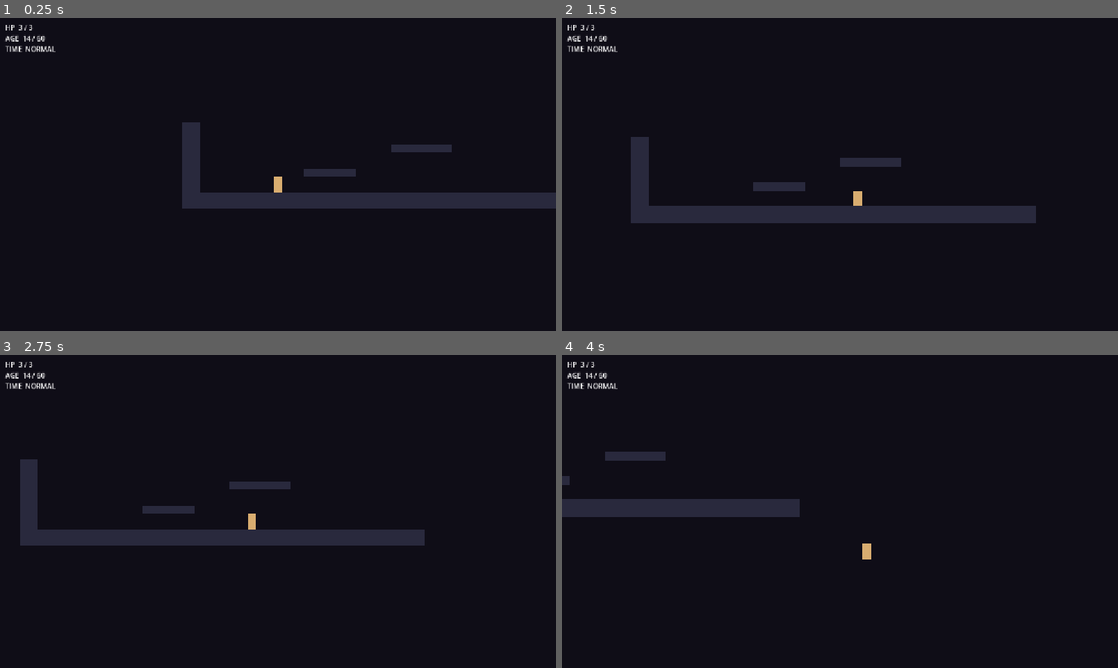
Above: before the commit, frames 1-4 (two rows, left to right).
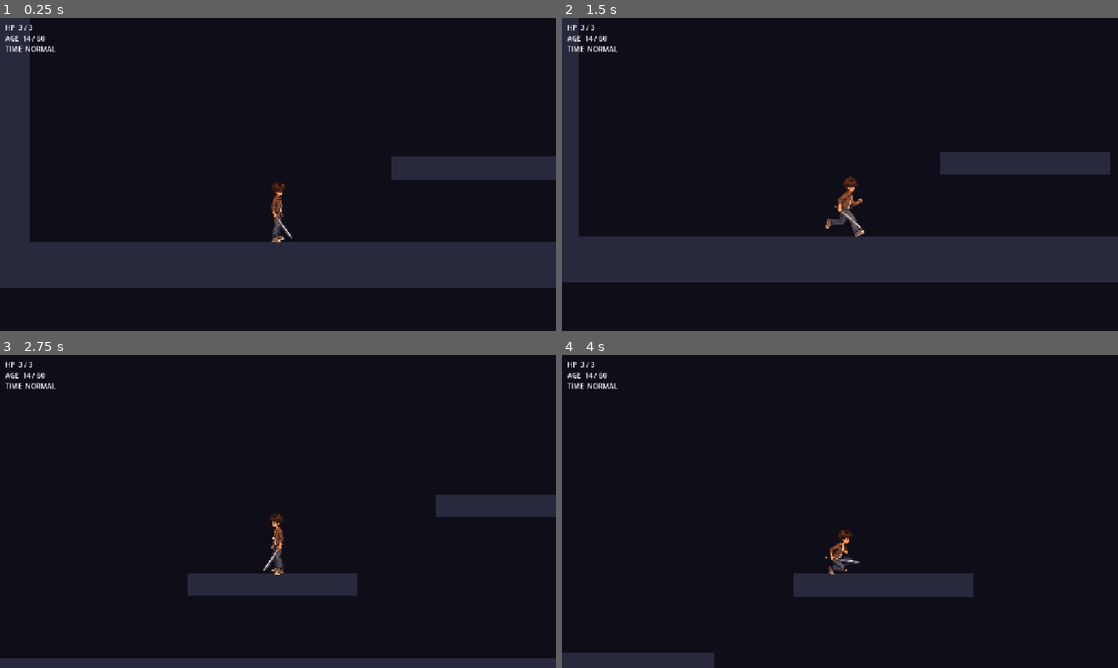
Above: after the commit, the same moments.

Repository: Zeyadzahran/years-to-spare
Game: Godot game, scene res://src/levels/test_level.tscn
Same seed, same stepped clock (60 frames per second), same inputs: the game is played once before the commit and once after it.
Inputs:
- Up to frame 1 (0.25 s): no input
- Up to frame 2 (1.5 s): hold S (crouch) 0.53-1.28 s; hold D (move_right) from 0.53 s (still down); tap J (attack) at 0.6 s; tap Space (jump) at 0.77 s; tap S (crouch) at 1.35 s
- Up to frame 3 (2.75 s): tap Space (jump) at 1.52 s; tap J (attack) at 1.55, 2.1 s; release D (move_right) at 2.03 s; hold A (move_left) from 2.03 s (still down); hold S (crouch) from 2.03 s (still down)
- Up to frame 4 (4 s): release A (move_left) at 2.78 s; release S (crouch) at 2.78 s; hold D (move_right) from 2.78 s (still down); tap S (crouch) at 2.85 s; tap Space (jump) at 3.02, 3.77 s; tap J (attack) at 3.05 s; hold S (crouch) from 3.53 s (still down); tap E (time_rewind) at 3.6 s

The runs differ from the first frame. In frame 1, 26% of the frame differs, in the area x 0-100%, y 0-87%; in frame 2, 25%; in frame 3, 12%; in frame 4, 7.0%.

Commit message:
player animation, attack and crouch states

Diff:
--- a/src/actors/enemy/enemy.tscn
+++ b/src/actors/enemy/enemy.tscn
@@ -1,7 +1,7 @@
-[gd_scene load_steps=4 format=3]
+[gd_scene format=3 uid="uid://dfaoxmc0jcug1"]
 
-[ext_resource type="Script" path="res://src/actors/enemy/enemy.gd" id="1_enemy"]
-[ext_resource type="Script" path="res://src/components/health_component.gd" id="2_health"]
+[ext_resource type="Script" uid="uid://7vp55m0ln22g" path="res://src/actors/enemy/enemy.gd" id="1_enemy"]
+[ext_resource type="Script" uid="uid://dp3hvo5k6qq50" path="res://src/components/health_component.gd" id="2_health"]
 
 [sub_resource type="RectangleShape2D" id="RectangleShape2D_body"]
 size = Vector2(22, 32)
--- a/src/actors/player/player.tscn
+++ b/src/actors/player/player.tscn
@@ -1,56 +1,67 @@
-[gd_scene load_steps=10 format=3]
+[gd_scene format=3 uid="uid://s4thn3454mp1"]
 
-[ext_resource type="Script" path="res://src/actors/player/player.gd" id="1_player"]
-[ext_resource type="Script" path="res://src/components/health_component.gd" id="2_health"]
-[ext_resource type="Script" path="res://src/components/age_component.gd" id="3_age"]
-[ext_resource type="Script" path="res://src/components/time_powers.gd" id="4_powers"]
-[ext_resource type="Script" path="res://src/core/state_machine.gd" id="5_machine"]
-[ext_resource type="Script" path="res://src/actors/player/states/idle_state.gd" id="6_idle"]
-[ext_resource type="Script" path="res://src/actors/player/states/move_state.gd" id="7_move"]
-[ext_resource type="Script" path="res://src/actors/player/states/air_state.gd" id="8_air"]
+[ext_resource type="Script" uid="uid://cfwx6e6ysuwxx" path="res://src/actors/player/player.gd" id="1_player"]
+[ext_resource type="Script" uid="uid://dp3hvo5k6qq50" path="res://src/components/health_component.gd" id="2_health"]
+[ext_resource type="Script" uid="uid://ugi5x5g3yjj5" path="res://src/components/age_component.gd" id="3_age"]
+[ext_resource type="Script" uid="uid://h6csol6q72yo" path="res://src/components/time_powers.gd" id="4_powers"]
+[ext_resource type="Script" uid="uid://dmaqf71oqcb33" path="res://src/core/state_machine.gd" id="5_machine"]
+[ext_resource type="Script" uid="uid://dwc1n52enlk78" path="res://src/actors/player/states/idle_state.gd" id="6_idle"]
+[ext_resource type="Script" uid="uid://p7j5dkl4ptf0" path="res://src/actors/player/states/move_state.gd" id="7_move"]
+[ext_resource type="Script" uid="uid://bj6ur4t1ru6x" path="res://src/actors/player/states/air_state.gd" id="8_air"]
+[ext_resource type="SpriteFrames" uid="uid://dxem2db0sxkss" path="res://src/actors/player/player_frames.tres" id="9_frames"]
+[ext_resource type="Script" uid="uid://dqlo34sw5o0i2" path="res://src/actors/player/player_animator.gd" id="10_animator"]
+[ext_resource type="Script" uid="uid://bny61eosmvjrb" path="res://src/actors/player/states/attack_state.gd" id="11_mfqm3"]
+[ext_resource type="Script" uid="uid://b6frbrnnc6m3v" path="res://src/actors/player/states/crouch_state.gd" id="12_yq53s"]
 
 [sub_resource type="RectangleShape2D" id="RectangleShape2D_body"]
-size = Vector2(20, 34)
+size = Vector2(36, 100)
 
-[node name="Player" type="CharacterBody2D"]
+[node name="Player" type="CharacterBody2D" unique_id=1426104633]
 collision_layer = 2
-collision_mask = 1
 script = ExtResource("1_player")
 
-[node name="Shape" type="CollisionShape2D" parent="."]
-position = Vector2(0, -17)
+[node name="Shape" type="CollisionShape2D" parent="." unique_id=1754253299]
+position = Vector2(0, -50)
 shape = SubResource("RectangleShape2D_body")
 
-[node name="Placeholder" type="ColorRect" parent="."]
-offset_left = -10.0
-offset_top = -34.0
-offset_right = 10.0
-offset_bottom = 0.0
-color = Color(0.85, 0.68, 0.44, 1)
+[node name="Sprite" type="AnimatedSprite2D" parent="." unique_id=897708578]
+scale = Vector2(0.45, 0.45)
+sprite_frames = ExtResource("9_frames")
+animation = &"idle"
+autoplay = "idle"
+offset = Vector2(0, -120)
+script = ExtResource("10_animator")
 
-[node name="Health" type="Node" parent="."]
+[node name="Health" type="Node" parent="." unique_id=1673311975]
 script = ExtResource("2_health")
 
-[node name="Age" type="Node" parent="."]
+[node name="Age" type="Node" parent="." unique_id=203420279]
 script = ExtResource("3_age")
 
-[node name="TimePowers" type="Node" parent="."]
+[node name="TimePowers" type="Node" parent="." unique_id=293533504]
 script = ExtResource("4_powers")
 age = NodePath("../Age")
 
-[node name="StateMachine" type="Node" parent="."]
+[node name="StateMachine" type="Node" parent="." unique_id=437554025]
 script = ExtResource("5_machine")
 
-[node name="Idle" type="Node" parent="StateMachine"]
+[node name="Idle" type="Node" parent="StateMachine" unique_id=1236453069]
 script = ExtResource("6_idle")
 
-[node name="Move" type="Node" parent="StateMachine"]
+[node name="Move" type="Node" parent="StateMachine" unique_id=947674479]
 script = ExtResource("7_move")
 
-[node name="Air" type="Node" parent="StateMachine"]
+[node name="Air" type="Node" parent="StateMachine" unique_id=129870146]
 script = ExtResource("8_air")
 
-[node name="Camera2D" type="Camera2D" parent="."]
-position = Vector2(0, -40)
+[node name="Attack" type="Node" parent="StateMachine" unique_id=1085493394]
+script = ExtResource("11_mfqm3")
+
+[node name="Crouch" type="Node" parent="StateMachine" unique_id=2050269905]
+script = ExtResource("12_yq53s")
+
+[node name="Camera2D" type="Camera2D" parent="." unique_id=2118849440]
+position = Vector2(0, -110)
+zoom = Vector2(1.3, 1.3)
 position_smoothing_enabled = true
 position_smoothing_speed = 8.0
--- /dev/null
+++ b/src/actors/player/player_animator.gd
@@ -0,0 +1,33 @@
+class_name PlayerAnimator
+extends AnimatedSprite2D
+## Maps player states to clips and flips the sprite, so the states stay about
+## movement and never mention an animation name.
+##
+## A state with no entry here keeps whatever is playing.
+
+const STATE_CLIPS := {
+	&"Idle": &"idle",
+	&"Move": &"run",
+	&"Attack": &"attack",
+	&"Crouch": &"crouch",
+}
+
+## Defaults assume this node sits under the Player alongside its StateMachine.
+@export var state_machine_path: NodePath = ^"../StateMachine"
+
+@onready var player: Player = get_parent() as Player
+@onready var states: StateMachine = get_node(state_machine_path) as StateMachine
+
+func _ready() -> void:
+	states.state_changed.connect(_on_state_changed)
+	_on_state_changed(&"", states.current_name)
+
+
+func _process(_delta: float) -> void:
+	flip_h = player.facing < 0
+
+
+func _on_state_changed(_from: StringName, to: StringName) -> void:
+	var clip: StringName = STATE_CLIPS.get(to, &"")
+	if not clip.is_empty() and animation != clip:
+		play(clip)
--- /dev/null
+++ b/src/actors/player/player_frames.tres
@@ -0,0 +1,165 @@
+[gd_resource type="SpriteFrames" format=3 uid="uid://dxem2db0sxkss"]
+
+[ext_resource type="Texture2D" uid="uid://dj3iqwls5svro" path="res://assets/sprites/player_teen/boy-idle-animation/East_0001.png" id="1_boy_idle_animation_East_0001"]
+[ext_resource type="Texture2D" uid="uid://dh60e1wjq3ho6" path="res://assets/sprites/player_teen/boy-idle-animation/East_0002.png" id="2_boy_idle_animation_East_0002"]
+[ext_resource type="Texture2D" uid="uid://bwabmu22cd6gy" path="res://assets/sprites/player_teen/boy-idle-animation/East_0003.png" id="3_boy_idle_animation_East_0003"]
+[ext_resource type="Texture2D" uid="uid://d36v7l1pluu73" path="res://assets/sprites/player_teen/boy-idle-animation/East_0004.png" id="4_boy_idle_animation_East_0004"]
+[ext_resource type="Texture2D" uid="uid://1sir30hcorhl" path="res://assets/sprites/player_teen/boy-idle-animation/East_0005.png" id="5_boy_idle_animation_East_0005"]
+[ext_resource type="Texture2D" uid="uid://du8nh27lywfoj" path="res://assets/sprites/player_teen/boy-idle-animation/East_0006.png" id="6_boy_idle_animation_East_0006"]
+[ext_resource type="Texture2D" uid="uid://bi300finf0aqa" path="res://assets/sprites/player_teen/boy-idle-animation/East_0007.png" id="7_boy_idle_animation_East_0007"]
+[ext_resource type="Texture2D" uid="uid://cpkmda8a0wd6s" path="res://assets/sprites/player_teen/boy-idle-animation/East_0008.png" id="8_boy_idle_animation_East_0008"]
+[ext_resource type="Texture2D" uid="uid://b4h2t25qbr0rx" path="res://assets/sprites/player_teen/boy-idle-animation/East_0009.png" id="9_boy_idle_animation_East_0009"]
+[ext_resource type="Texture2D" uid="uid://dk6qwmnwg5vj7" path="res://assets/sprites/player_teen/boy-running/East_0001.png" id="10_boy_running_East_0001"]
+[ext_resource type="Texture2D" uid="uid://bhvdsghmoe4px" path="res://assets/sprites/player_teen/boy-running/East_0002.png" id="11_boy_running_East_0002"]
+[ext_resource type="Texture2D" uid="uid://dav8dwg65vwfj" path="res://assets/sprites/player_teen/boy-running/East_0003.png" id="12_boy_running_East_0003"]
+[ext_resource type="Texture2D" uid="uid://bpyaw6hcf8jqv" path="res://assets/sprites/player_teen/boy-running/East_0004.png" id="13_boy_running_East_0004"]
+[ext_resource type="Texture2D" uid="uid://chtexfmmpnwo7" path="res://assets/sprites/player_teen/boy-running/East_0005.png" id="14_boy_running_East_0005"]
+[ext_resource type="Texture2D" uid="uid://cu2cntnbjl8rb" path="res://assets/sprites/player_teen/boy-running/East_0006.png" id="15_boy_running_East_0006"]
+[ext_resource type="Texture2D" uid="uid://borfkk8amx00d" path="res://assets/sprites/player_teen/boy-running/East_0007.png" id="16_boy_running_East_0007"]
+[ext_resource type="Texture2D" uid="uid://dwrt70wtrxlxl" path="res://assets/sprites/player_teen/boy-running/East_0008.png" id="17_boy_running_East_0008"]
+[ext_resource type="Texture2D" uid="uid://dcy4gti2x1el0" path="res://assets/sprites/player_teen/boy-running/East_0009.png" id="18_boy_running_East_0009"]
+[ext_resource type="Texture2D" uid="uid://civg4tsnox1tu" path="res://assets/sprites/player_teen/boy-crouch/East_0001.png" id="19_boy_crouch_East_0001"]
+[ext_resource type="Texture2D" uid="uid://db2nn53hu38ib" path="res://assets/sprites/player_teen/boy-crouch/East_0002.png" id="20_boy_crouch_East_0002"]
+[ext_resource type="Texture2D" uid="uid://c73sa1xo8rlo1" path="res://assets/sprites/player_teen/boy-crouch/East_0003.png" id="21_boy_crouch_East_0003"]
+[ext_resource type="Texture2D" uid="uid://opkb2shxc4fe" path="res://assets/sprites/player_teen/boy-crouch/East_0004.png" id="22_boy_crouch_East_0004"]
+[ext_resource type="Texture2D" uid="uid://dxqdx8kwdr7kj" path="res://assets/sprites/player_teen/boy-crouch/East_0005.png" id="23_boy_crouch_East_0005"]
+[ext_resource type="Texture2D" uid="uid://bcokemcb7emk4" path="res://assets/sprites/player_teen/boy-crouch/East_0006.png" id="24_boy_crouch_East_0006"]
+[ext_resource type="Texture2D" uid="uid://dds0xr3ma5n61" path="res://assets/sprites/player_teen/boy-crouch/East_0007.png" id="25_boy_crouch_East_0007"]
+[ext_resource type="Texture2D" uid="uid://d0p6ovex7iyum" path="res://assets/sprites/player_teen/boy-crouch/East_0008.png" id="26_boy_crouch_East_0008"]
+[ext_resource type="Texture2D" uid="uid://dsey81wujcd7n" path="res://assets/sprites/player_teen/boy-crouch/East_0009.png" id="27_boy_crouch_East_0009"]
+[ext_resource type="Texture2D" uid="uid://cdub0qod12vjg" path="res://assets/sprites/player_teen/hitting-with-sword/East_0001.png" id="28_hitting_with_sword_East_0001"]
+[ext_resource type="Texture2D" uid="uid://dhqaq4modk5rp" path="res://assets/sprites/player_teen/hitting-with-sword/East_0002.png" id="29_hitting_with_sword_East_0002"]
+[ext_resource type="Texture2D" uid="uid://bi1pr852pmls0" path="res://assets/sprites/player_teen/hitting-with-sword/East_0003.png" id="30_hitting_with_sword_East_0003"]
+[ext_resource type="Texture2D" uid="uid://b63sn5d53aekk" path="res://assets/sprites/player_teen/hitting-with-sword/East_0004.png" id="31_hitting_with_sword_East_0004"]
+[ext_resource type="Texture2D" uid="uid://cgifee0ed10kx" path="res://assets/sprites/player_teen/hitting-with-sword/East_0005.png" id="32_hitting_with_sword_East_0005"]
+[ext_resource type="Texture2D" uid="uid://8w05qn7ygxr1" path="res://assets/sprites/player_teen/hitting-with-sword/East_0006.png" id="33_hitting_with_sword_East_0006"]
+[ext_resource type="Texture2D" uid="uid://c0cm5bqap045k" path="res://assets/sprites/player_teen/hitting-with-sword/East_0007.png" id="34_hitting_with_sword_East_0007"]
+[ext_resource type="Texture2D" uid="uid://d1chrapcdn0j4" path="res://assets/sprites/player_teen/hitting-with-sword/East_0008.png" id="35_hitting_with_sword_East_0008"]
+
+[resource]
+animations = [{
+"frames": [{
+"duration": 1.0,
+"texture": ExtResource("34_hitting_with_sword_East_0007")
+}, {
+"duration": 1.0,
+"texture": ExtResource("35_hitting_with_sword_East_0008")
+}, {
+"duration": 1.0,
+"texture": ExtResource("28_hitting_with_sword_East_0001")
+}, {
+"duration": 1.0,
+"texture": ExtResource("29_hitting_with_sword_East_0002")
+}, {
+"duration": 1.0,
+"texture": ExtResource("30_hitting_with_sword_East_0003")
+}, {
+"duration": 1.0,
+"texture": ExtResource("31_hitting_with_sword_East_0004")
+}, {
+"duration": 1.0,
+"texture": ExtResource("32_hitting_with_sword_East_0005")
+}, {
+"duration": 1.0,
+"texture": ExtResource("33_hitting_with_sword_East_0006")
+}],
+"loop": 0,
+"name": &"attack",
+"speed": 16.0
+}, {
+"frames": [{
+"duration": 1.0,
+"texture": ExtResource("19_boy_crouch_East_0001")
+}, {
+"duration": 1.0,
+"texture": ExtResource("20_boy_crouch_East_0002")
+}, {
+"duration": 1.0,
+"texture": ExtResource("21_boy_crouch_East_0003")
+}, {
+"duration": 1.0,
+"texture": ExtResource("22_boy_crouch_East_0004")
+}, {
+"duration": 1.0,
+"texture": ExtResource("23_boy_crouch_East_0005")
+}, {
+"duration": 1.0,
+"texture": ExtResource("24_boy_crouch_East_0006")
+}, {
+"duration": 1.0,
+"texture": ExtResource("25_boy_crouch_East_0007")
+}, {
+"duration": 1.0,
+"texture": ExtResource("26_boy_crouch_East_0008")
+}, {
+"duration": 1.0,
+"texture": ExtResource("27_boy_crouch_East_0009")
+}],
+"loop": 0,
+"name": &"crouch",
+"speed": 16.0
+}, {
+"frames": [{
+"duration": 1.0,
+"texture": ExtResource("1_boy_idle_animation_East_0001")
+}, {
+"duration": 1.0,
+"texture": ExtResource("2_boy_idle_animation_East_0002")
+}, {
+"duration": 1.0,
+"texture": ExtResource("3_boy_idle_animation_East_0003")
+}, {
+"duration": 1.0,
+"texture": ExtResource("4_boy_idle_animation_East_0004")
+}, {
+"duration": 1.0,
+"texture": ExtResource("5_boy_idle_animation_East_0005")
+}, {
+"duration": 1.0,
+"texture": ExtResource("6_boy_idle_animation_East_0006")
+}, {
+"duration": 1.0,
+"texture": ExtResource("7_boy_idle_animation_East_0007")
+}, {
+"duration": 1.0,
+"texture": ExtResource("8_boy_idle_animation_East_0008")
+}, {
+"duration": 1.0,
+"texture": ExtResource("9_boy_idle_animation_East_0009")
+}],
+"loop": 1,
+"name": &"idle",
+"speed": 9.0
+}, {
+"frames": [{
+"duration": 1.0,
+"texture": ExtResource("10_boy_running_East_0001")
+}, {
+"duration": 1.0,
+"texture": ExtResource("11_boy_running_East_0002")
+}, {
+"duration": 1.0,
+"texture": ExtResource("12_boy_running_East_0003")
+}, {
+"duration": 1.0,
+"texture": ExtResource("13_boy_running_East_0004")
+}, {
+"duration": 1.0,
+"texture": ExtResource("14_boy_running_East_0005")
+}, {
+"duration": 1.0,
+"texture": ExtResource("15_boy_running_East_0006")
+}, {
+"duration": 1.0,
+"texture": ExtResource("16_boy_running_East_0007")
+}, {
+"duration": 1.0,
+"texture": ExtResource("17_boy_running_East_0008")
+}, {
+"duration": 1.0,
+"texture": ExtResource("18_boy_running_East_0009")
+}],
+"loop": 1,
+"name": &"run",
+"speed": 14.0
+}]
--- /dev/null
+++ b/src/actors/player/states/attack_state.gd
@@ -0,0 +1,24 @@
+extends PlayerState
+## One swing, grounded. Combat is not designed yet, so this drives the
+## animation and blocks other actions while it runs - no hitbox, no damage.
+
+## Matches the attack clip: 8 frames at 16 fps.
+const DURATION := 0.5
+
+var _elapsed := 0.0
+
+func enter(_previous: StringName) -> void:
+	_elapsed = 0.0
+
+
+func physics_update(delta: float) -> StringName:
+	_elapsed += delta
+	player.apply_gravity(delta)
+	player.velocity.x = move_toward(player.velocity.x, 0.0, Player.GROUND_FRICTION * delta)
+	player.move_and_slide()
+
+	if _elapsed < DURATION:
+		return &""
+	if not player.is_on_floor():
+		return &"Air"
+	return &"Move" if not is_zero_approx(player.input_dir) else &"Idle"
--- /dev/null
+++ b/src/actors/player/states/crouch_state.gd
@@ -0,0 +1,16 @@
+extends PlayerState
+## Held crouch. The clip does not loop, so it plays down and rests on its last
+## frame for as long as the button is held.
+
+func physics_update(delta: float) -> StringName:
+	player.apply_gravity(delta)
+	player.velocity.x = move_toward(player.velocity.x, 0.0, Player.GROUND_FRICTION * delta)
+	player.move_and_slide()
+
+	if not player.is_on_floor():
+		return &"Air"
+	if Input.is_action_just_pressed(&"attack"):
+		return &"Attack"
+	if not Input.is_action_pressed(&"crouch"):
+		return &"Move" if not is_zero_approx(player.input_dir) else &"Idle"
+	return &""
--- a/src/actors/player/states/idle_state.gd
+++ b/src/actors/player/states/idle_state.gd
@@ -9,6 +9,10 @@
 		return &"Air"
 	if not player.is_on_floor():
 		return &"Air"
+	if Input.is_action_just_pressed(&"attack"):
+		return &"Attack"
+	if Input.is_action_pressed(&"crouch"):
+		return &"Crouch"
 	if not is_zero_approx(player.input_dir):
 		return &"Move"
 	return &""
--- a/src/actors/player/states/move_state.gd
+++ b/src/actors/player/states/move_state.gd
@@ -7,6 +7,10 @@
 
 	if player.can_jump() or not player.is_on_floor():
 		return &"Air"
+	if Input.is_action_just_pressed(&"attack"):
+		return &"Attack"
+	if Input.is_action_pressed(&"crouch"):
+		return &"Crouch"
 	if is_zero_approx(player.input_dir) and is_zero_approx(player.velocity.x):
 		return &"Idle"
 	return &""
--- a/src/levels/test_level.tscn
+++ b/src/levels/test_level.tscn
@@ -1,9 +1,9 @@
-[gd_scene load_steps=5 format=3]
+[gd_scene format=3 uid="uid://lhn2kua6vg2i"]
 
-[ext_resource type="Script" path="res://src/levels/level.gd" id="1_level"]
-[ext_resource type="PackedScene" path="res://src/world/platform.tscn" id="2_platform"]
-[ext_resource type="PackedScene" path="res://src/actors/player/player.tscn" id="3_player"]
-[ext_resource type="PackedScene" path="res://src/ui/hud.tscn" id="4_hud"]
+[ext_resource type="Script" uid="uid://be5vpy5llau5q" path="res://src/levels/level.gd" id="1_level"]
+[ext_resource type="PackedScene" uid="uid://cl3iefs77qrkk" path="res://src/world/platform.tscn" id="2_platform"]
+[ext_resource type="PackedScene" uid="uid://s4thn3454mp1" path="res://src/actors/player/player.tscn" id="3_player"]
+[ext_resource type="PackedScene" uid="uid://bv8j3me4a5f5i" path="res://src/ui/hud.tscn" id="4_hud"]
 
 [node name="TestLevel" type="Node2D"]
 script = ExtResource("1_level")
@@ -11,24 +11,24 @@
 [node name="World" type="Node2D" parent="."]
 
 [node name="Ground" parent="World" instance=ExtResource("2_platform")]
-position = Vector2(320, 300)
-size = Vector2(900, 40)
+position = Vector2(700, 640)
+size = Vector2(2000, 80)
 
 [node name="LedgeLow" parent="World" instance=ExtResource("2_platform")]
-position = Vector2(180, 236)
-size = Vector2(120, 20)
+position = Vector2(500, 470)
+size = Vector2(300, 40)
 
 [node name="LedgeHigh" parent="World" instance=ExtResource("2_platform")]
-position = Vector2(390, 180)
-size = Vector2(140, 20)
+position = Vector2(950, 330)
+size = Vector2(320, 40)
 
 [node name="Wall" parent="World" instance=ExtResource("2_platform")]
-position = Vector2(-140, 220)
-size = Vector2(40, 200)
+position = Vector2(-330, 400)
+size = Vector2(80, 560)
 
 [node name="Entities" type="Node2D" parent="."]
 
 [node name="Player" parent="Entities" instance=ExtResource("3_player")]
-position = Vector2(60, 280)
+position = Vector2(150, 560)
 
 [node name="HUD" parent="." instance=ExtResource("4_hud")]
--- a/src/ui/hud.tscn
+++ b/src/ui/hud.tscn
@@ -1,6 +1,6 @@
-[gd_scene load_steps=2 format=3]
+[gd_scene format=3 uid="uid://bv8j3me4a5f5i"]
 
-[ext_resource type="Script" path="res://src/ui/hud.gd" id="1_hud"]
+[ext_resource type="Script" uid="uid://b285vas3qfemk" path="res://src/ui/hud.gd" id="1_hud"]
 
 [node name="HUD" type="CanvasLayer"]
 script = ExtResource("1_hud")
--- a/src/world/platform.tscn
+++ b/src/world/platform.tscn
@@ -1,6 +1,6 @@
-[gd_scene load_steps=3 format=3]
+[gd_scene format=3 uid="uid://cl3iefs77qrkk"]
 
-[ext_resource type="Script" path="res://src/world/platform.gd" id="1_platform"]
+[ext_resource type="Script" uid="uid://bt4676o4v08uj" path="res://src/world/platform.gd" id="1_platform"]
 
 [sub_resource type="RectangleShape2D" id="RectangleShape2D_platform"]
 resource_local_to_scene = true
Not shown, added: src/actors/player/player_animator.gd.uid
Not shown, added: src/actors/player/states/attack_state.gd.uid
Not shown, added: src/actors/player/states/crouch_state.gd.uid
Not shown, changed: README.md
